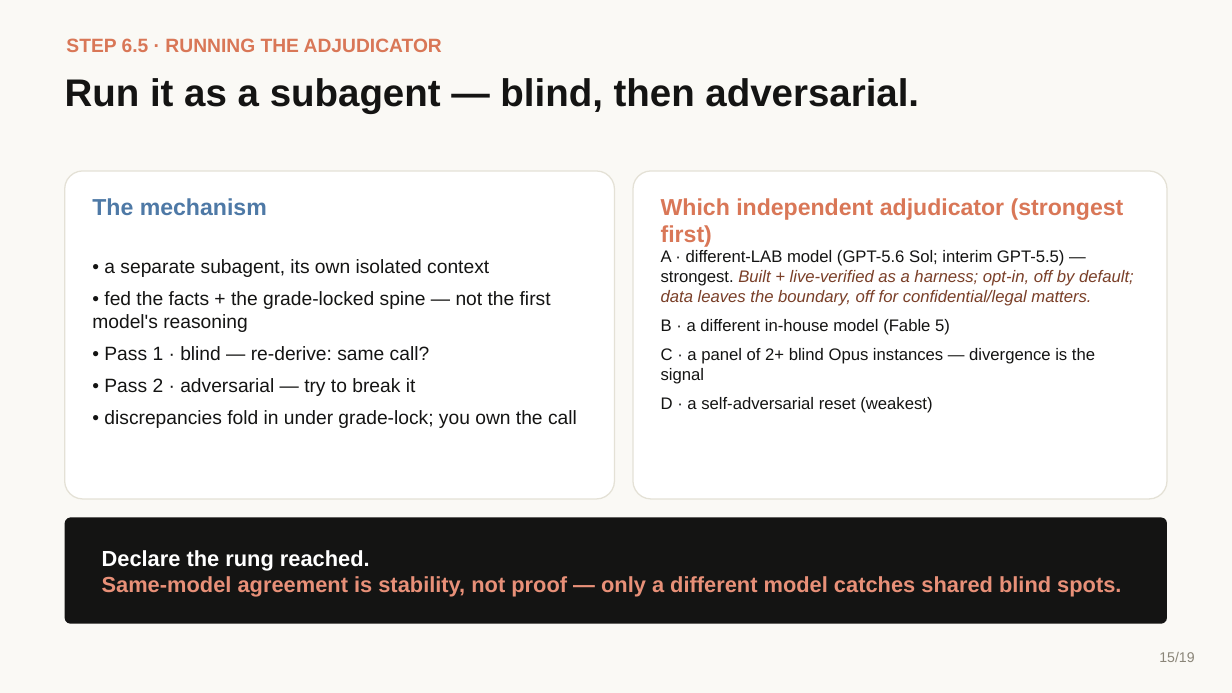
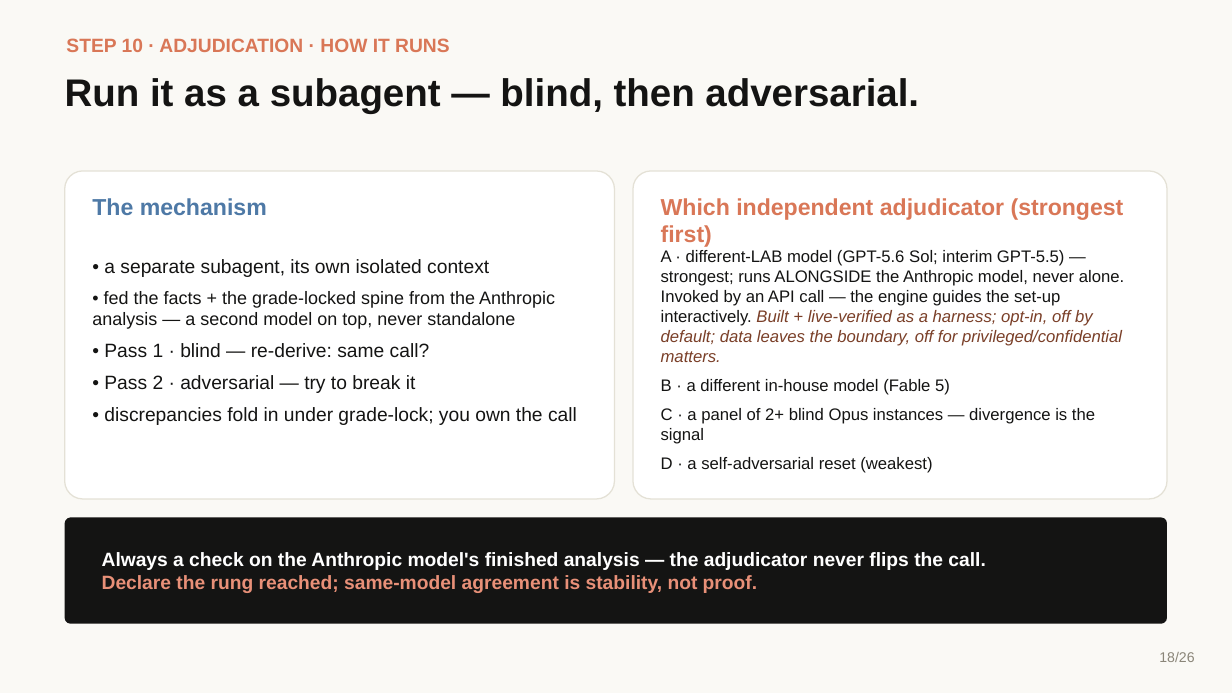
Before and after one commit to ComplexAR/Insight-Engine, a slide deck: slide 18 of Presentation/Insight-Engine-Explainer.pptx (slide 15 before the commit). Drawn at 1232x693 pixels with LibreOffice and Linux fonts; fonts in the diff are those of the drawing. Boxes give left, top, right and bottom in pixels: in the first picture for what was removed or moved away, otherwise in the second. Text is boxed around its words. In the diff, an @@ line names an element or a change of style, - is before the commit and + after.

Commit message:
Update explainer deck, script, and generator
Update the chaptered explainer to the 26-slide build: a uniform 12-box
"How it works" map with the invoking command on every step, the 1-12
numbering, dedicated Render (Step 11) and Track (Step 12) slides, and
the model-choice regrouping (adjudication mechanics followed by the two
model-choice slides).

```diff
--- a/Presentation/Insight-Engine-Explainer.pptx
+++ b/Presentation/Insight-Engine-Explainer.pptx
@@ text at box(66, 38, 449, 52): text changed @@
-STEP 6.5 · RUNNING THE ADJUDICATOR
+STEP 10 · ADJUDICATION · HOW IT RUNS
@@ text at box(661, 250, 1124, 362): text changed; text colour #7A3F28 to #141413; italic off @@
-A · different-LAB model (GPT-5.6 Sol; interim GPT-5.5) — strongest. Built + live-verified as a harness; opt-in, off by default; data leaves the boundary, off for confidential/legal matters.
+A · different-LAB model (GPT-5.6 Sol; interim GPT-5.5) — strongest; runs ALONGSIDE the Anthropic model, never alone. Invoked by an API call — the engine guides the set-up interactively. Built + live-verified as a harness; opt-in, off by default; data leaves the boundary, off for privileged/confidential matters.
@@ text at box(92, 291, 555, 329): text changed; size 15 to 14 pt @@
-• fed the facts + the grade-locked spine — not the first model's reasoning
+• fed the facts + the grade-locked spine from the Anthropic analysis — a second model on top, never standalone
@@ text at box(102, 552, 985, 593): text changed; size 17 to 15 pt; text colour #E89078 to #FFFFFF @@
-Declare the rung reached.
-Same-model agreement is stability, not proof — only a different model catches shared blind spots.
+Always a check on the Anthropic model's finished analysis — the adjudicator never flips the call.
+Declare the rung reached; same-model agreement is stability, not proof.
@@ text at box(1159, 652, 1194, 662): text changed @@
-15/19
+18/26
```
Also in this commit, not shown: 17 other slides changed, 8 slides added, 1 slide removed, 2 other files.
